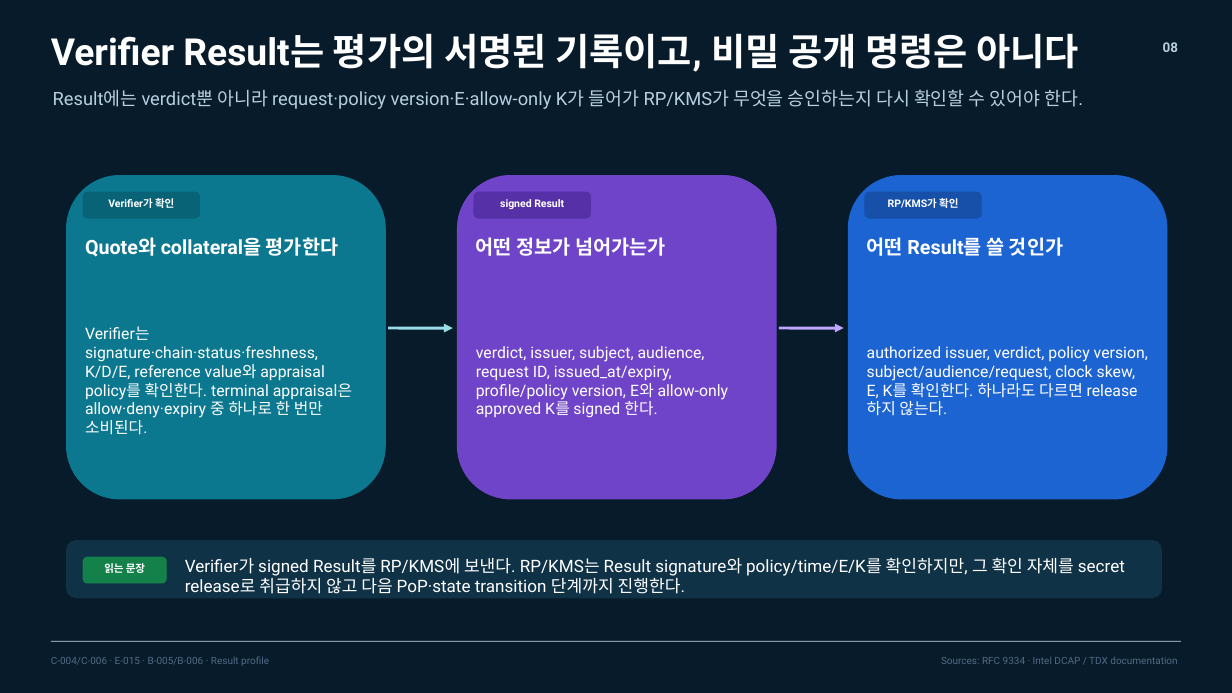
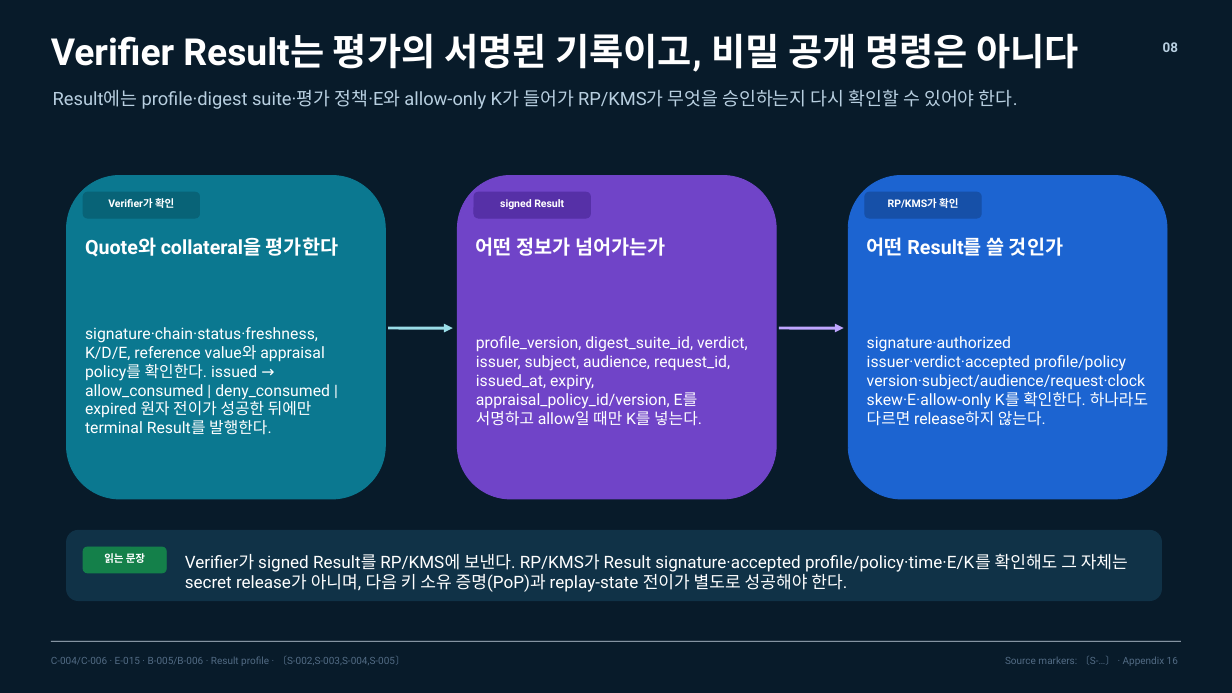
Before and after one commit to bitboom/skills, a slide deck: slide 8 of examples/intel-rats/to-deck-prose-v2/final/structural/intel-tdx-attestation-prose-structural.pptx. Drawn at 1232x693 pixels with LibreOffice and Linux fonts; fonts in the diff are those of the drawing. Boxes give left, top, right and bottom in pixels: in the first picture for what was removed or moved away, otherwise in the second. Text is boxed around its words. In the diff, an @@ line names an element or a change of style, - is before the commit and + after.

```diff
--- a/examples/intel-rats/to-deck-prose-v2/final/structural/intel-tdx-attestation-prose-structural.pptx
+++ b/examples/intel-rats/to-deck-prose-v2/final/structural/intel-tdx-attestation-prose-structural.pptx
@@ text at [53,89,1018,109]: text changed @@
-Result에는 verdict뿐 아니라 request·policy version·E·allow-only K가 들어가 RP/KMS가 무엇을 승인하는지 다시 확인할 수 있어야 한다.
+Result에는 profile·digest suite·평가 정책·E와 allow-only K가 들어가 RP/KMS가 무엇을 승인하는지 다시 확인할 수 있어야 한다.
@@ text at [85,327,330,435]: text changed @@
-Verifier는 signature·chain·status·freshness, K/D/E, reference value와 appraisal policy를 확인한다. terminal appraisal은 allow·deny·expiry 중 하나로 한 번만 소비된다.
+signature·chain·status·freshness, K/D/E, reference value와 appraisal policy를 확인한다. issued → allow_consumed | deny_consumed | expired 원자 전이가 성공한 뒤에만 terminal Result를 발행한다.
@@ text at [476,336,748,426]: text changed @@
-verdict, issuer, subject, audience, request ID, issued_at/expiry, profile/policy version, E와 allow-only approved K를 signed 한다.
+profile_version, digest_suite_id, verdict, issuer, subject, audience, request_id, issued_at, expiry, appraisal_policy_id/version, E를 서명하고 allow일 때만 K를 넣는다.
@@ text at [867,336,1148,426]: text changed @@
-authorized issuer, verdict, policy version, subject/audience/request, clock skew, E, K를 확인한다. 하나라도 다르면 release하지 않는다.
+signature·authorized issuer·verdict·accepted profile/policy version·subject/audience/request·clock skew·E·allow-only K를 확인한다. 하나라도 다르면 release하지 않는다.
@@ rounded rectangle: place and size @@
-rounded rectangle at [67,541,1162,598]
+rounded rectangle at [67,531,1162,601]
@@ text "읽는 문장": place and size @@
-text "읽는 문장" at [104,563,145,573]
+text "읽는 문장" at [104,553,145,563]
@@ rounded rectangle: place and size @@
-rounded rectangle at [83,557,166,583]
+rounded rectangle at [83,547,166,573]
@@ text at [185,554,1128,592]: text changed @@
-Verifier가 signed Result를 RP/KMS에 보낸다. RP/KMS는 Result signature와 policy/time/E/K를 확인하지만, 그 확인 자체를 secret release로 취급하지 않고 다음 PoP·state transition 단계까지 진행한다.
+Verifier가 signed Result를 RP/KMS에 보낸다. RP/KMS가 Result signature·accepted profile/policy·time·E/K를 확인해도 그 자체는 secret release가 아니며, 다음 키 소유 증명(PoP)과 replay-state 전이가 별도로 성공해야 한다.
@@ text at [51,656,405,666]: text changed @@
-C-004/C-006 · E-015 · B-005/B-006 · Result profile
+C-004/C-006 · E-015 · B-005/B-006 · Result profile · 〔S-002,S-003,S-004,S-005〕
@@ text at [1005,656,1178,666]: text changed @@
-Sources: RFC 9334 · Intel DCAP / TDX documentation
+Source markers: 〔S-…〕 · Appendix 16
```
Also in this commit, not shown: 13 other slides changed, 2 slides added, 1 slide removed, 44 other files.
